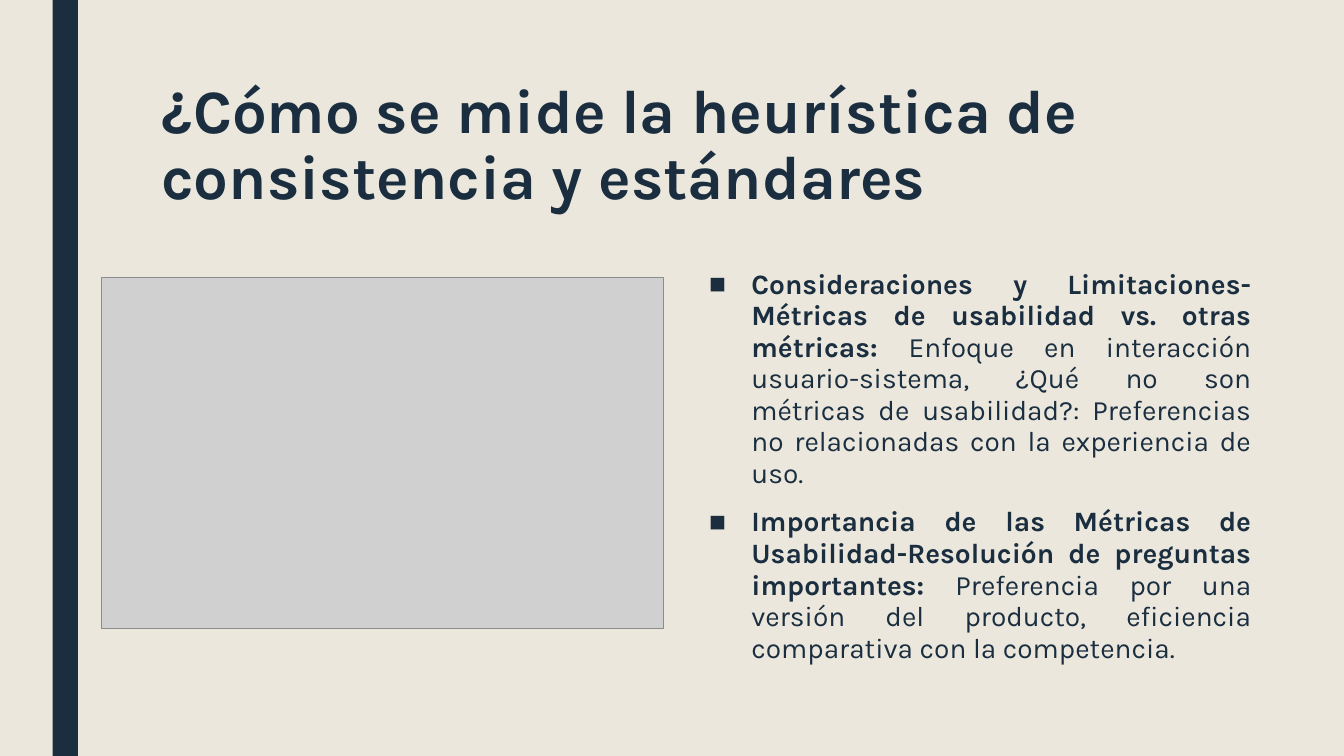
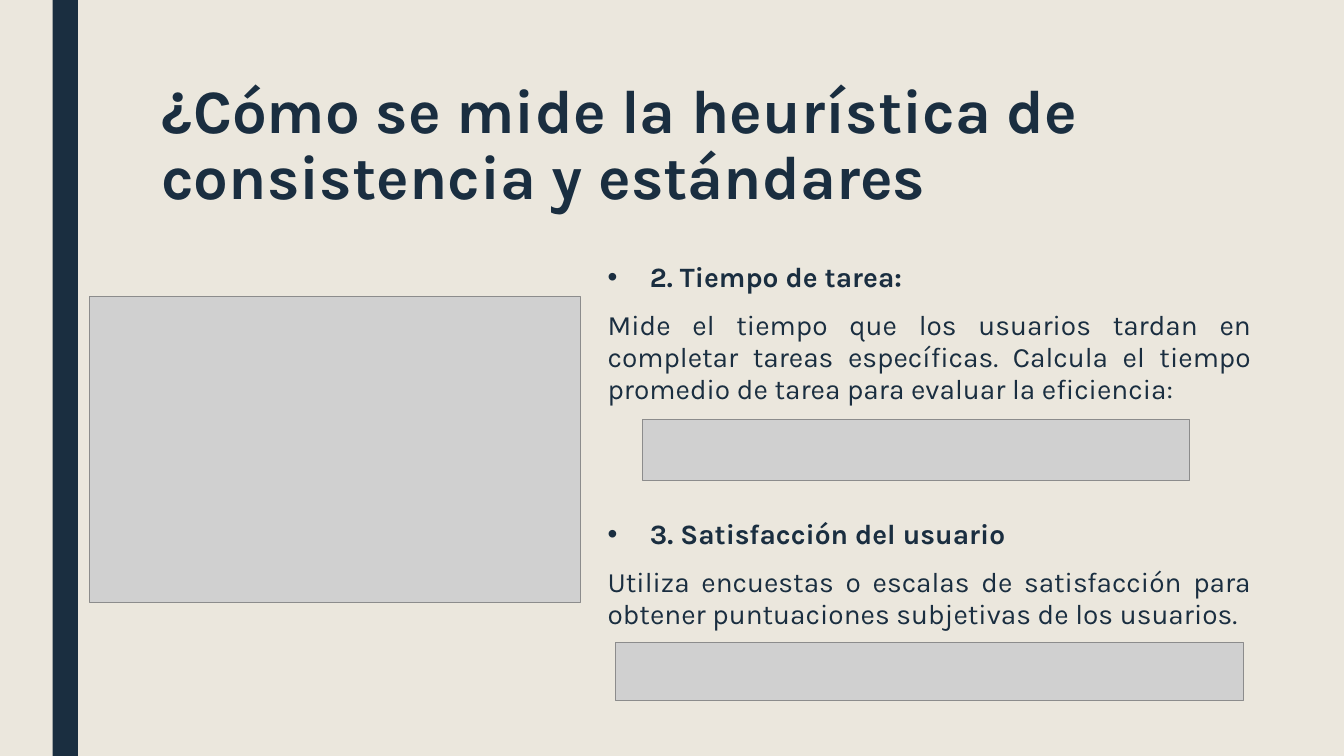
Before and after one commit to JuanPabloAlbaMartinez/Consistencia-Est-ndares, a slide deck: slide 8 of ConsistenciayEstandares.pptx. Drawn at 1344x756 pixels with LibreOffice and Linux fonts; fonts in the diff are those of the drawing; grey boxes stand for pictures. Boxes give left, top, right and bottom in pixels: in the first picture for what was removed or moved away, otherwise in the second. Text is boxed around its words. In the diff, an @@ line names an element or a change of style, - is before the commit and + after.

```diff
--- a/ConsistenciayEstandares.pptx
+++ b/ConsistenciayEstandares.pptx
@@ text at (608,267,1251,631): text changed @@
-■ Consideraciones y Limitaciones-Métricas de usabilidad vs. otras métricas: Enfoque en interacción usuario-sistema, ¿Qué no son métricas de usabilidad?: Preferencias no relacionadas con la experiencia de uso.
-■ Importancia de las Métricas de Usabilidad-Resolución de preguntas importantes: Preferencia por una versión del producto, eficiencia comparativa con la competencia.
+• 2. Tiempo de tarea:
+Mide el tiempo que los usuarios tardan en completar tareas específicas. Calcula el tiempo promedio de tarea para evaluar la eficiencia:
+• 3. Satisfacción del usuario
+Utiliza encuestas o escalas de satisfacción para obtener puntuaciones subjetivas de los usuarios.
@@ picture: place and size @@
-picture at (101,277,663,628)
+picture at (90,296,581,603)
@@ picture added at (643,419,1190,481) @@
@@ picture added at (615,642,1244,701) @@
```
Also in this commit, not shown: 4 other slides changed, 4 other files.
